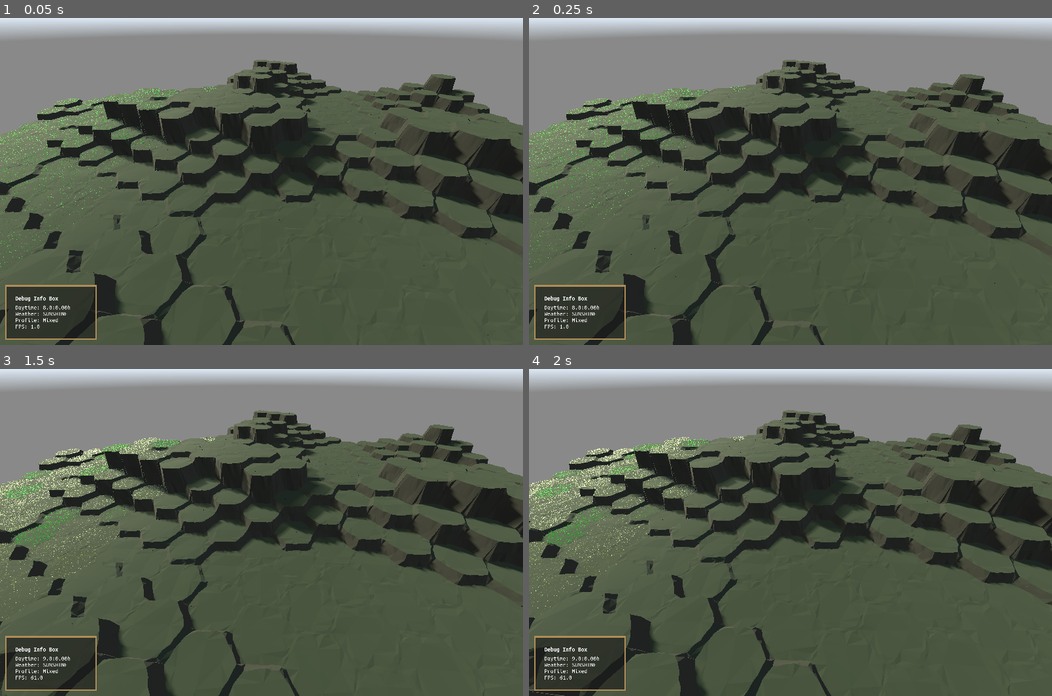
Above: before the commit, frames 1-4 (two rows, left to right).
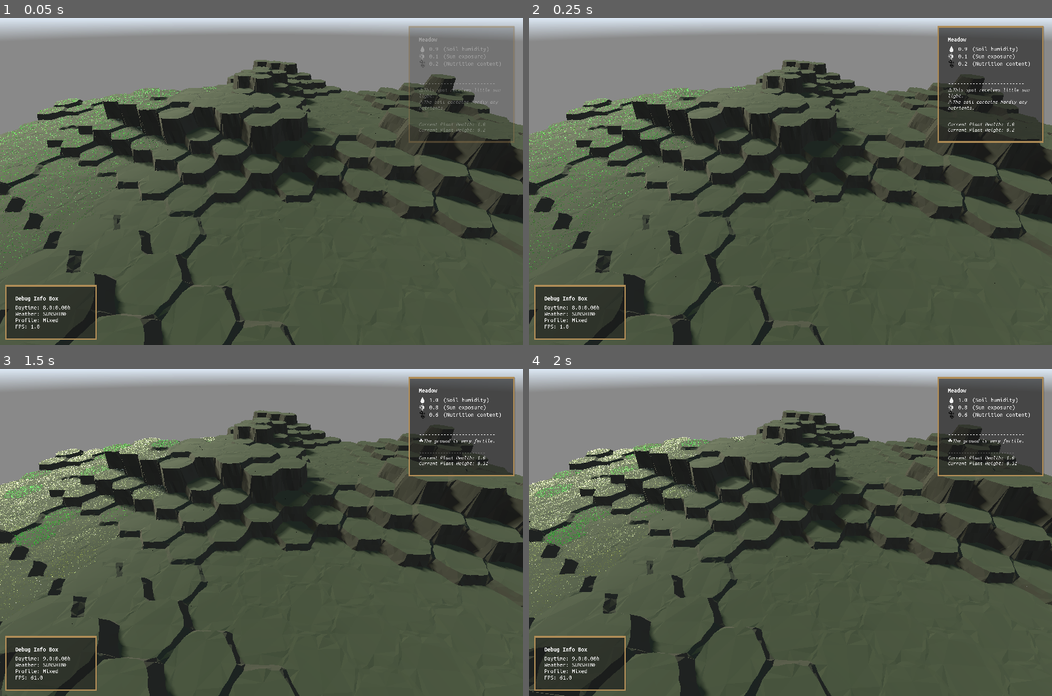
Above: after the commit, the same moments.

Repository: vincentwoelfer/hex
Game: Godot game, scene res://scenes/dev/MapGeneration.tscn
The game is run twice, just before and just after one commit, with the same random seed, the same clock (stepped at 60 frames per second) and the same inputs. A sky picture missing from this copy of the repository is replaced by a grey-blue gradient.
Inputs (mouse positions are in pixels of both pictures, inside the frame that each line leads up to):
- Up to frame 1 (0.05 s): no input
- Up to frame 2 (0.25 s): no input
- Up to frame 3 (1.5 s): move the mouse to (376, 516) at 0.52 s; hold Shift (hold_speed_up_time) 0.53-1.28 s; hold Space (advance_world_time_one_step) 0.53-1.28 s; move the mouse to (156, 548) at 1.27 s; tap S (move_cam_backward) at 1.35 s
- Up to frame 4 (2 s): no input

The runs differ from the first frame. In frame 1, 1.4% of the frame differs, in the area x 0-99%, y 2-97%; in frame 2, 6.6%, in the area x 0-99%, y 2-77%; in frame 3, 6.2%; in frame 4, 6.2%.

Commit message:
Merge meshes, not working

Diff:
--- a/src/tile/HexGeometry.gd
+++ b/src/tile/HexGeometry.gd
@@ -37,7 +37,8 @@
 	add_child(terrainMesh, true)
 
 	# Load Rocks - hardcoded numbers for now
-	for i in range(1, 10):
+	#for i in range(1, 10):
+	for i in range(1, 2):
 		allAvailRockMeshes.append(load('res://assets/blender/objects/rock_collection_1_' + str(i) + '.res') as ArrayMesh)
 
 
@@ -96,12 +97,22 @@
 	self.samplerVertical = PolygonSurfaceSampler.new(self.triangles)
 	self.samplerVertical.filter_min_incline(15)
 
+	# 10 different rock meshes:
+	# 1350 draw calls, 5300 objects, 805k primitives -> 170-190 fps
+
+	# 1 rock mesh:
+	# 1350 draw calls, 5300 objects, 900k primitieves (most complex rock loaded) -> 160-170 fps
+
+	# 1 mesh, merged (10 instances):
+	# 1740 draw calls, 1740 objects, 560k primitives -> 180-190 fps
+
 	if self.height > 0:
-		# for i in range(randi_range(3, 8)):
+		# for i in range(10):
 		# 	addRocks(self.samplerHorizontal.get_random_point_transform())
+		addRocks(self.samplerHorizontal.get_random_point_transform())
 
 		# Regenerate collision shape
-		#terrainMesh.create_convex_collision(true, true)
+		terrainMesh.create_convex_collision(true, true)
 		pass
 
 	# Only for statistics output-
@@ -113,8 +124,16 @@
 func addRocks(transform_: Transform3D) -> void:
 	var instance := MeshInstance3D.new()
 	var mesh: ArrayMesh = self.allAvailRockMeshes.pick_random()
-	instance.set_mesh(mesh)
-	instance.name = 'rock'
+	# instance.set_mesh(mesh)
+	# instance.name = 'rock'
+	# add_child(instance, true)
+	# instance.transform = transform_.rotated_local(Vector3.UP, randf_range(0.0, TAU))
+
+	var st: SurfaceTool = SurfaceTool.new()
+	for i in range(0,10):
+		st.create_from(mesh, i)
+
+	instance.set_mesh(st.commit())
 	add_child(instance, true)
 	instance.transform = transform_.rotated_local(Vector3.UP, randf_range(0.0, TAU))
 
--- a/src/tile/HexTile.gd
+++ b/src/tile/HexTile.gd
@@ -5,6 +5,25 @@
 ######################################################
 # Parent / Struct class holding everything a hex tile can be/posess
 ######################################################
+
+#######################
+####################### Feld:
+# klima-bedingungen
+# humidity
+# Schatten  (wie viele Bäume)
+# nutrition = wie gut wachsen sachen, erde vs sand/stein
+
+# Was da drauf ist.
+#
+
+# Derived
+# => aktuellen lichteinfall = Sonne - Schatten
+
+#######################
+####################### Allgemeint Wetter:
+# Temperatur
+# Aktueller Regenfall -> mehr wasser
+# Aktuelle Sonne -> weniger wasser, mehr licht
 
 # Core Variables
 var hexpos: HexPos
@@ -188,23 +207,3 @@
 
 func calculate_shadow(sun_intensity: float) -> float:
 	return sun_intensity * shade
-
-
-#######################
-####################### Feld:
-# klima-bedingungen
-# humidity
-# Schatten  (wie viele Bäume)
-# nutrition = wie gut wachsen sachen, erde vs sand/stein
-
-# Was da drauf ist.
-#
-
-# Derived
-# => aktuellen lichteinfall = Sonne - Schatten
-
-#######################
-####################### Allgemeint Wetter:
-# Temperatur
-# Aktueller Regenfall -> mehr wasser
-# Aktuelle Sonne -> weniger wasser, mehr licht
